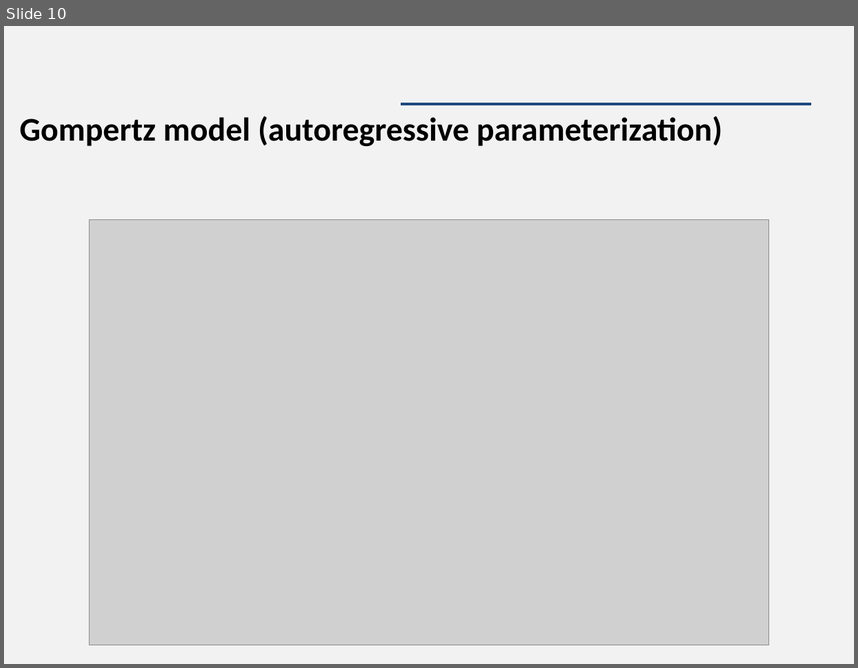
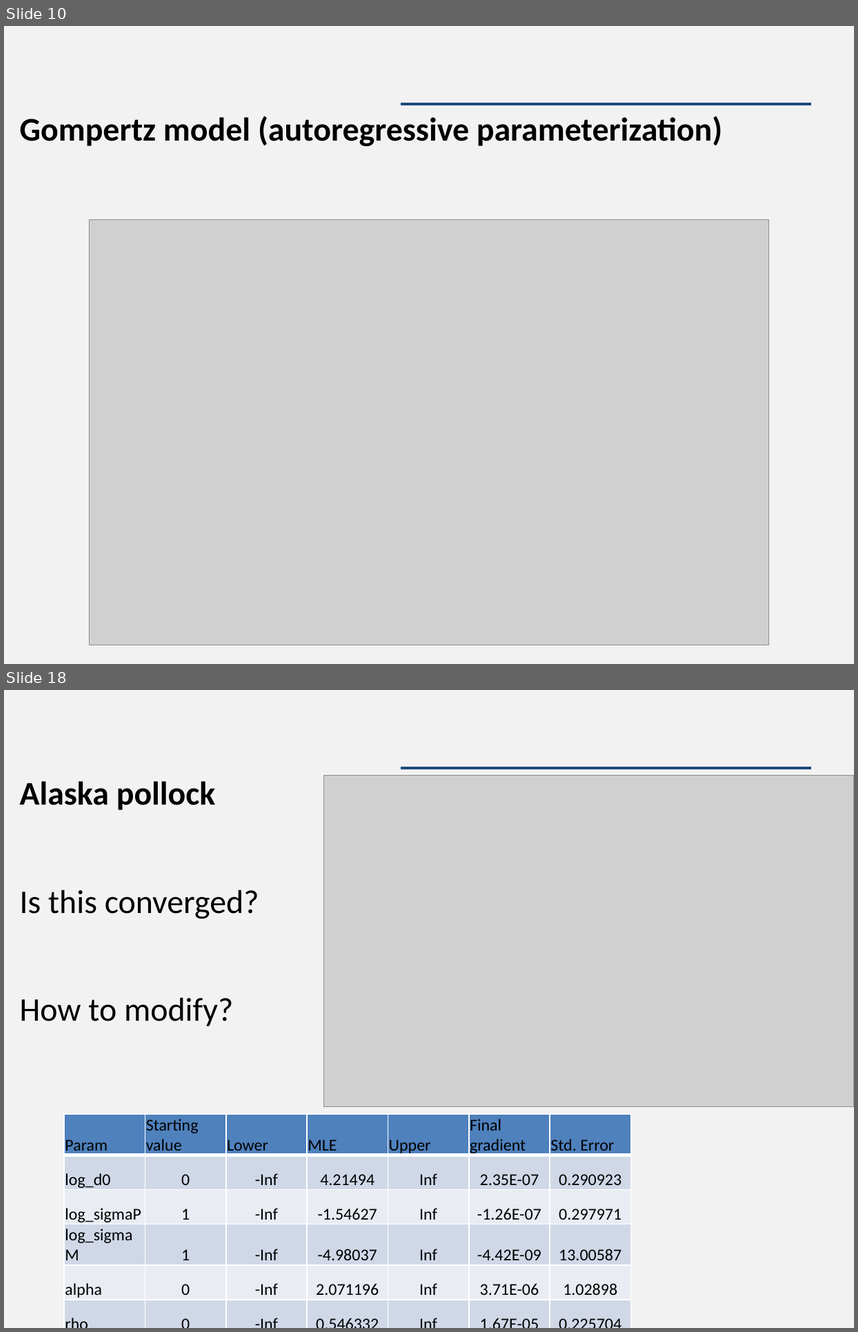
Before and after one commit to James-Thorson/2018_FSH556, a slide deck: Week 3 -- Temporal Models/Lab/Lab 3 -- Gompertz model.pptx. Shown one above the other, each under a label of ours: slide 10 before the commit, slides 10 and 18 after it; the slides between them are not shown. The pictures are 858x668 and 858x1332 pixels, drawn with LibreOffice and Linux fonts; fonts in the diff are those of the drawing; grey boxes stand for pictures. Boxes give left, top, right and bottom in pixels: in the first picture for what was removed or moved away, otherwise in the second. Text is boxed around its words. In the diff, an @@ line names an element or a change of style, - is before the commit and + after.

```diff
--- a/Week 3 -- Temporal Models/Lab/Lab 3 -- Gompertz model.pptx
+++ b/Week 3 -- Temporal Models/Lab/Lab 3 -- Gompertz model.pptx
@@ slide 18 added at [4,690,854,1328], background #F2F2F2; not listed: 1 template element that a slide beside it also shows @@
@@ text added at [20,781,259,1026], 28 pt, text #000000 @@
+Alaska pollock
+Is this converged?
+How to modify?
@@ picture added at [323,775,854,1107] @@
@@ table added at [64,1114,630,1328], 6 rows, 7 columns @@
+Param | Starting value | Lower | MLE | Upper | Final gradient | Std. Error
+log_d0 | 0 | -Inf | 4.21494 | Inf | 2.35E-07 | 0.290923
+log_sigmaP | 1 | -Inf | -1.54627 | Inf | -1.26E-07 | 0.297971
+log_sigmaM | 1 | -Inf | -4.98037 | Inf | -4.42E-09 | 13.00587
+alpha | 0 | -Inf | 2.071196 | Inf | 3.71E-06 | 1.02898
+rho | 0 | -Inf | 0.546332 | Inf | 1.67E-05 | 0.225704
```
Also in this commit, not shown: 1 slide changed, 7 other slides added, 10 other files.
